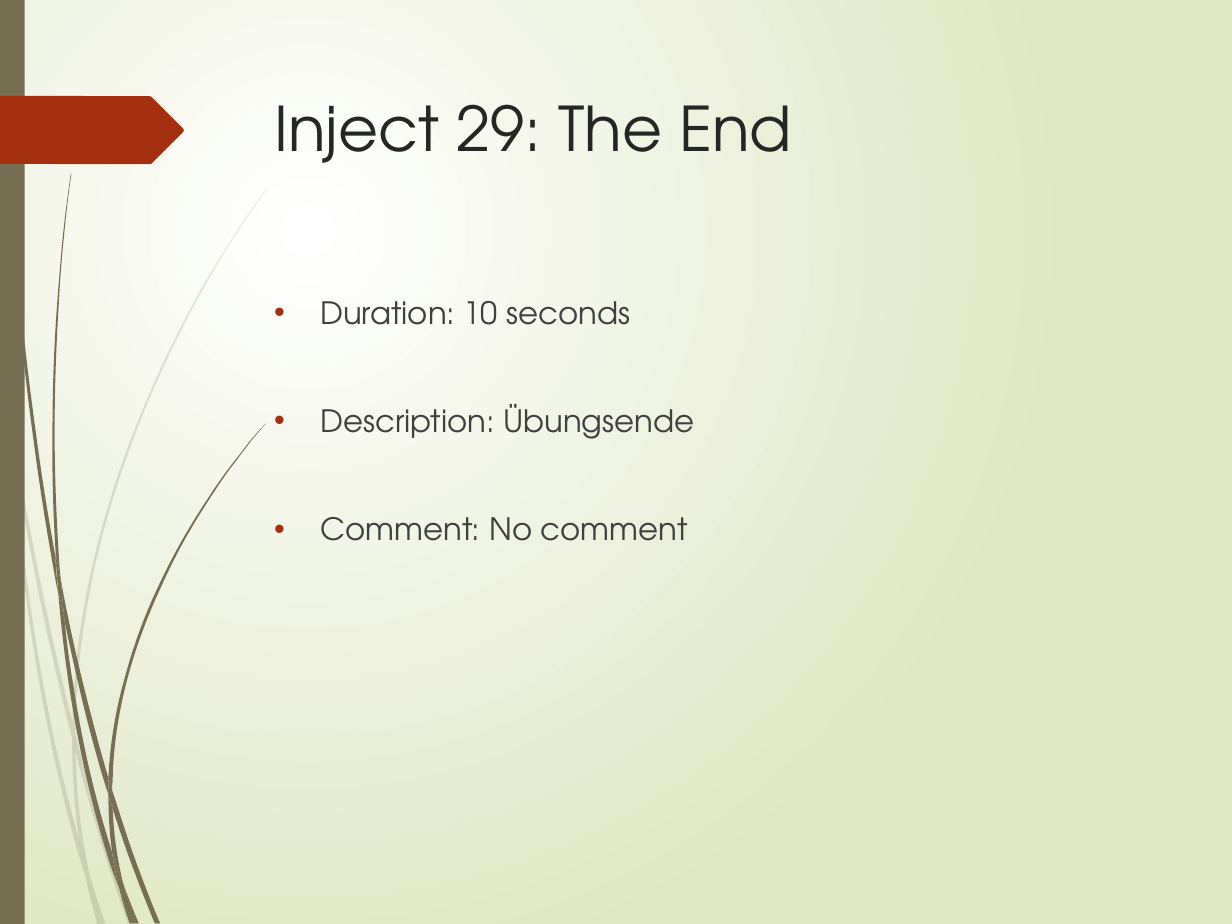
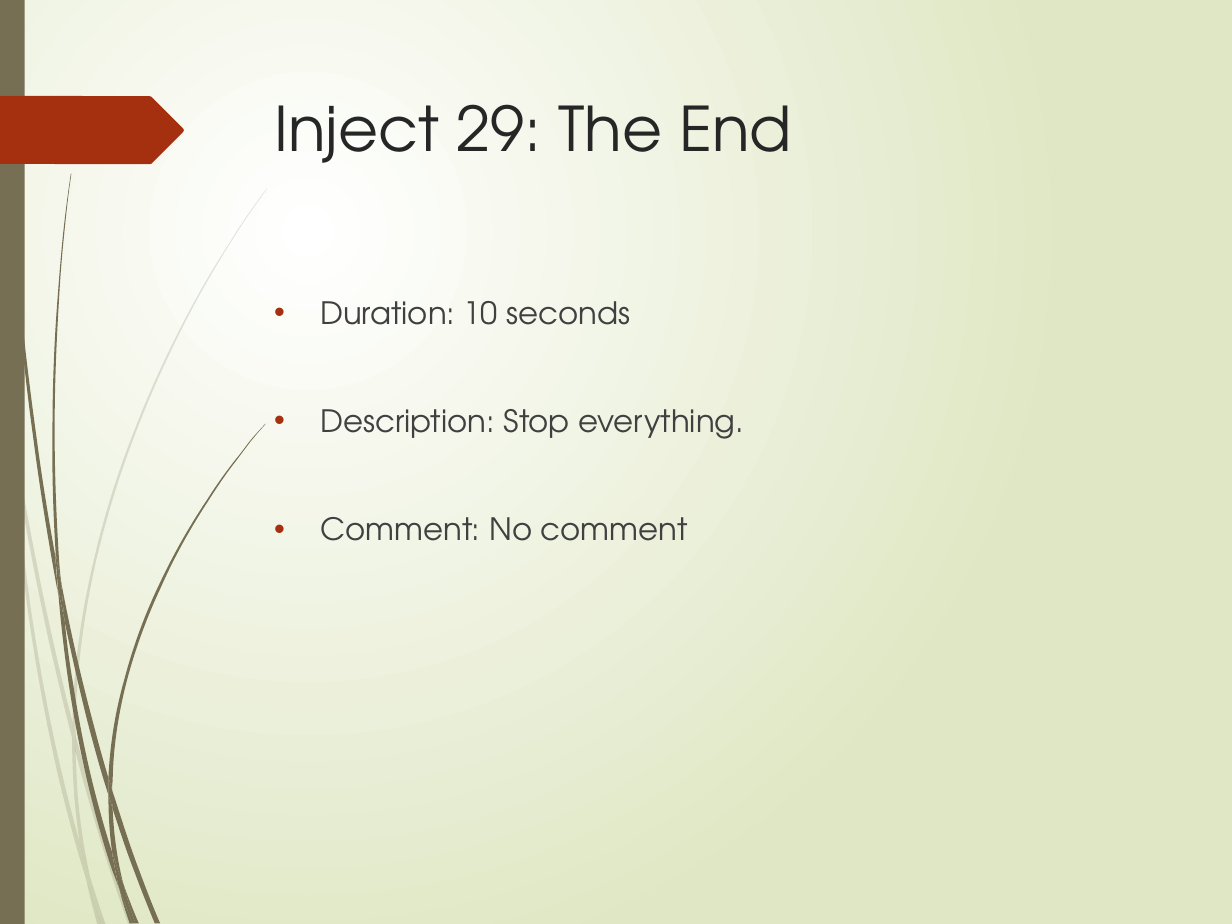
Before and after one commit to cidies/dryrun, a slide deck: slide 3 of static/Ransomware_Angriff_-_Pharma_Batchumgebung_presentation.pptx. Drawn at 1232x924 pixels with LibreOffice and Linux fonts; fonts in the diff are those of the drawing. Boxes give left, top, right and bottom in pixels: in the first picture for what was removed or moved away, otherwise in the second. Text is boxed around its words. In the diff, an @@ line names an element or a change of style, - is before the commit and + after.

```diff
--- a/static/Ransomware_Angriff_-_Pharma_Batchumgebung_presentation.pptx
+++ b/static/Ransomware_Angriff_-_Pharma_Batchumgebung_presentation.pptx
@@ text at (320,409,744,439): text changed @@
-• Description: Übungsende
+• Description: Stop everything.
```
Also in this commit, not shown: 8 other slides changed, 2 other files.
